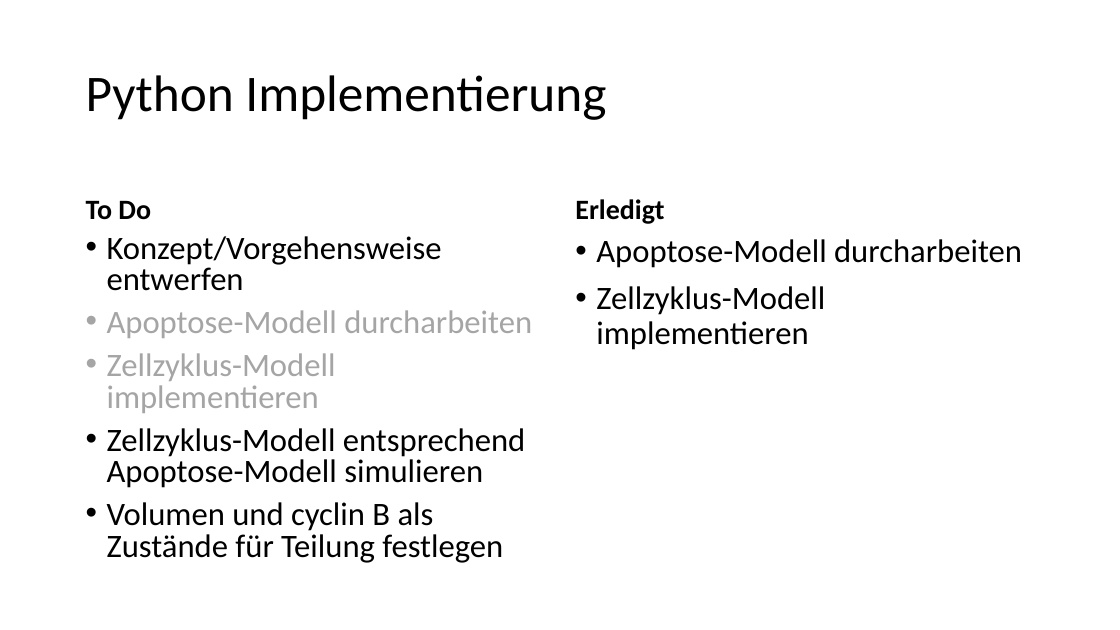
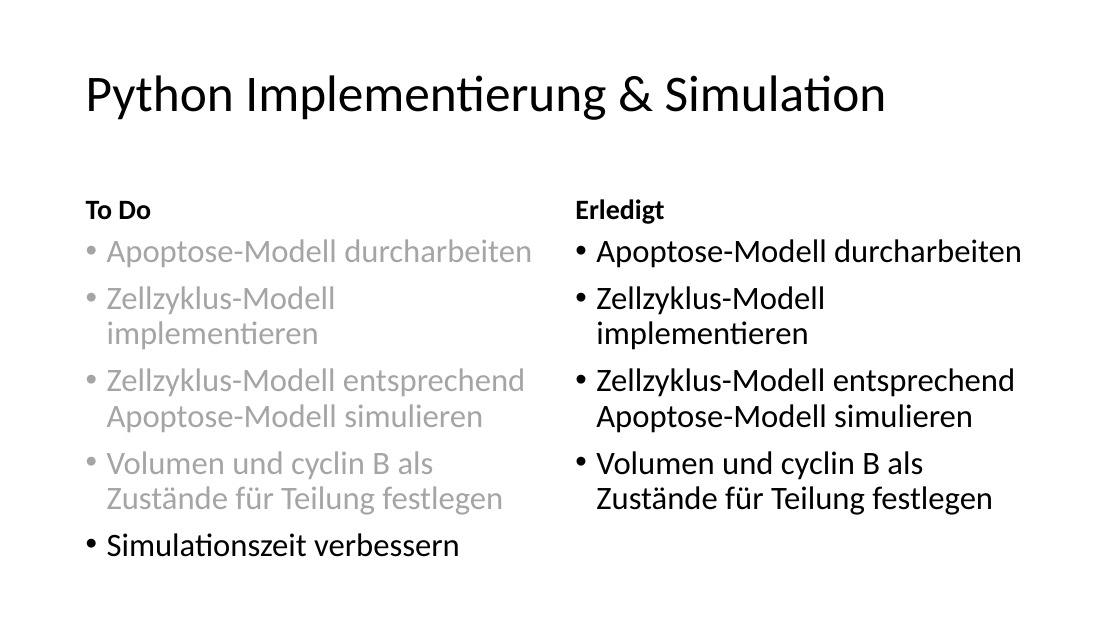
Before and after one commit to MD-cyb3/bachelor-thesis, a slide deck: slide 3 of Allgemeines/TimeLine.pptx. Drawn at 1120x630 pixels with LibreOffice and Linux fonts; fonts in the diff are those of the drawing. Boxes give left, top, right and bottom in pixels: in the first picture for what was removed or moved away, otherwise in the second. Text is boxed around its words. In the diff, an @@ line names an element or a change of style, - is before the commit and + after.

```diff
--- a/Allgemeines/TimeLine.pptx
+++ b/Allgemeines/TimeLine.pptx
@@ title at <box>86,75,887,120</box>: text changed @@
-Python Implementierung
+Python Implementierung & Simulation
@@ text at <box>107,236,442,291</box>: paragraph removed @@
-• Konzept/Vorgehensweise entwerfen
@@ text at <box>107,239,532,515</box>: text colour #000000 to #A5A5A5 in "Zellzyklus-Modell entsprechend Apoptose-Modell simulieren", "Volumen und cyclin B als Zustände für ..."; line spacing 0.8 to 0.9 @@
@@ text at <box>596,368,1015,515</box>: paragraphs added @@
+• Zellzyklus-Modell entsprechend Apoptose-Modell simulieren
+• Volumen und cyclin B als Zustände für Teilung festlegen
@@ text at <box>107,533,460,557</box>: paragraph added @@
+• Simulationszeit verbessern
```
Also in this commit, not shown: 4 other slides changed.
